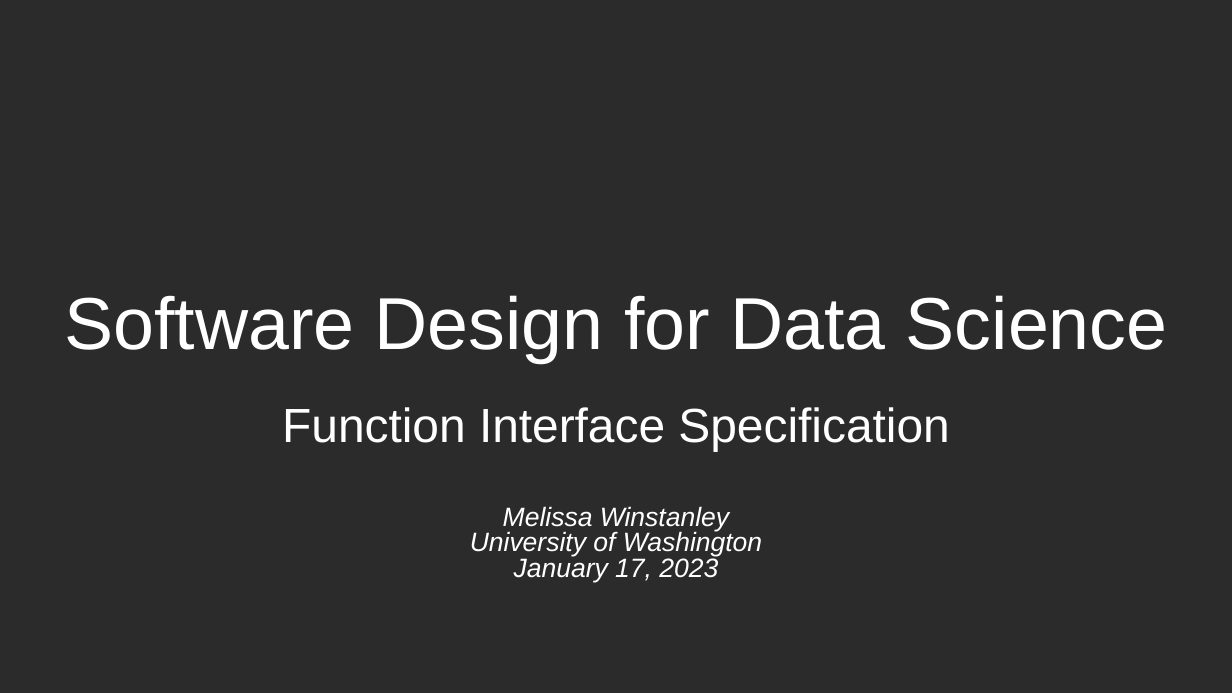
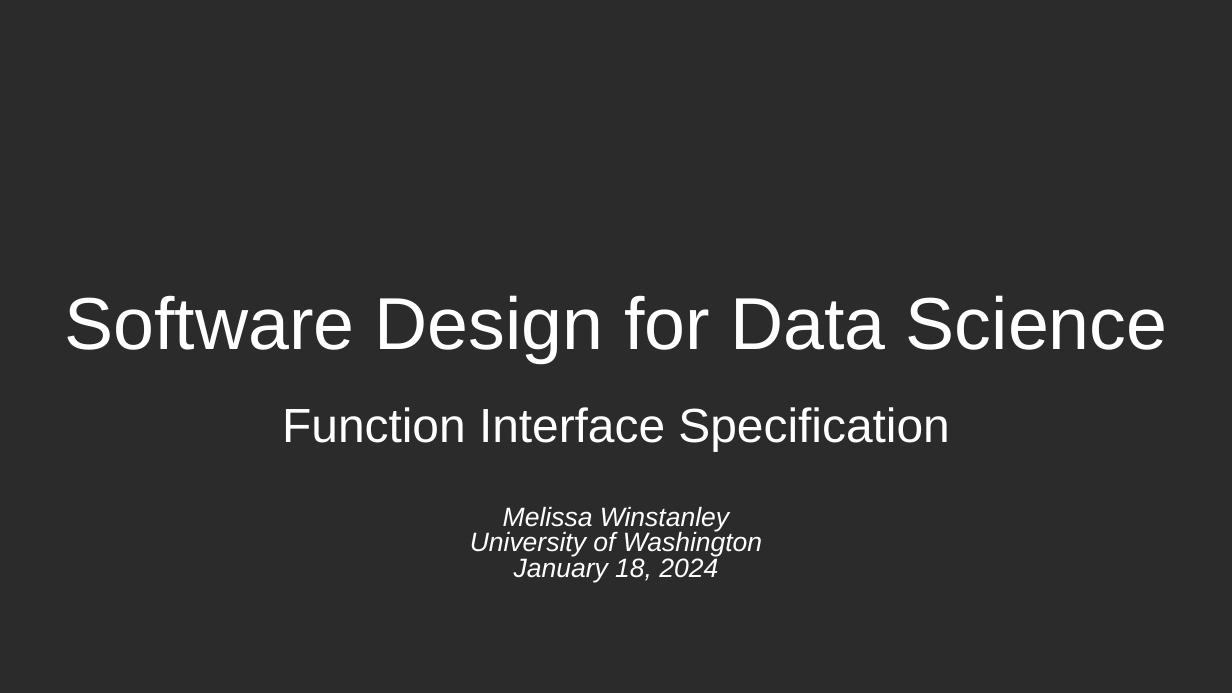
Before and after one commit to UWDATA515/lecture-materials, a slide deck: slide 1 of 03/DATA515_03_InterfaceSpecification.pptx. Drawn at 1232x693 pixels with LibreOffice and Linux fonts; fonts in the diff are those of the drawing; background and template pictures are left out; a plain dark background stands for a picture behind light text. Boxes give left, top, right and bottom in pixels: in the first picture for what was removed or moved away, otherwise in the second. Text is boxed around its words. In the diff, an @@ line names an element or a change of style, - is before the commit and + after.

Commit message:
Update materials for lecture 3

```diff
--- a/03/DATA515_03_InterfaceSpecification.pptx
+++ b/03/DATA515_03_InterfaceSpecification.pptx
@@ subtitle at [514, 556, 718, 582]: text changed @@
-January 17, 2023
+January 18, 2024
```
Also in this commit, not shown: 9 other files.
